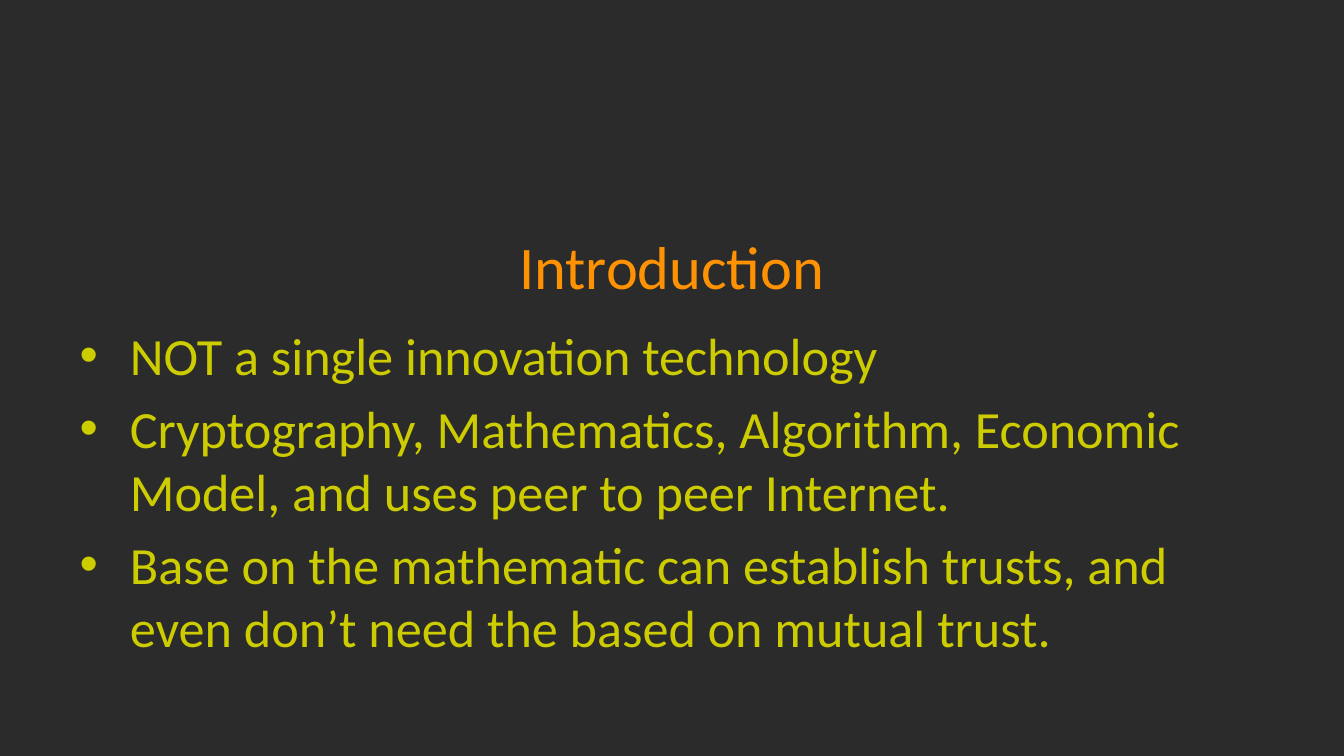
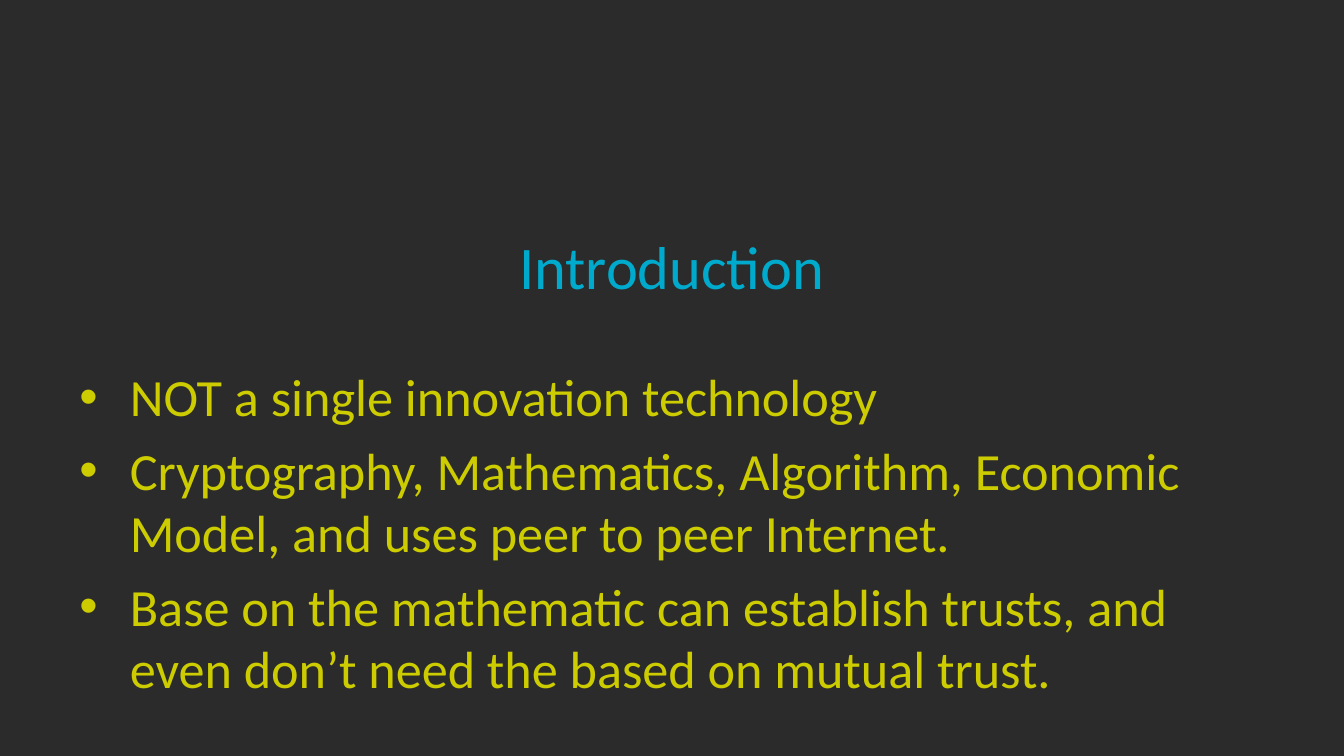
Before and after one commit to LeafLu0315/Presentation, a slide deck: slide 3 of blockchain.pptx. Drawn at 1344x756 pixels with LibreOffice and Linux fonts; fonts in the diff are those of the drawing; background and template pictures are left out; a plain dark background stands for a picture behind light text. Boxes give left, top, right and bottom in pixels: in the first picture for what was removed or moved away, otherwise in the second. Text is boxed around its words. In the diff, an @@ line names an element or a change of style, - is before the commit and + after.

```diff
--- a/blockchain.pptx
+++ b/blockchain.pptx
@@ title "Introduction" at bbox=[519, 247, 824, 290]: text colour #FE9202 to #00AACC @@
@@ text "NOT a single innovation technology": place and size @@
-text "NOT a single innovation technology" at bbox=[130, 338, 1180, 648]
+text "NOT a single innovation technology" at bbox=[130, 379, 1180, 689]
```
Also in this commit, not shown: 5 other slides changed, 6 slides added.
